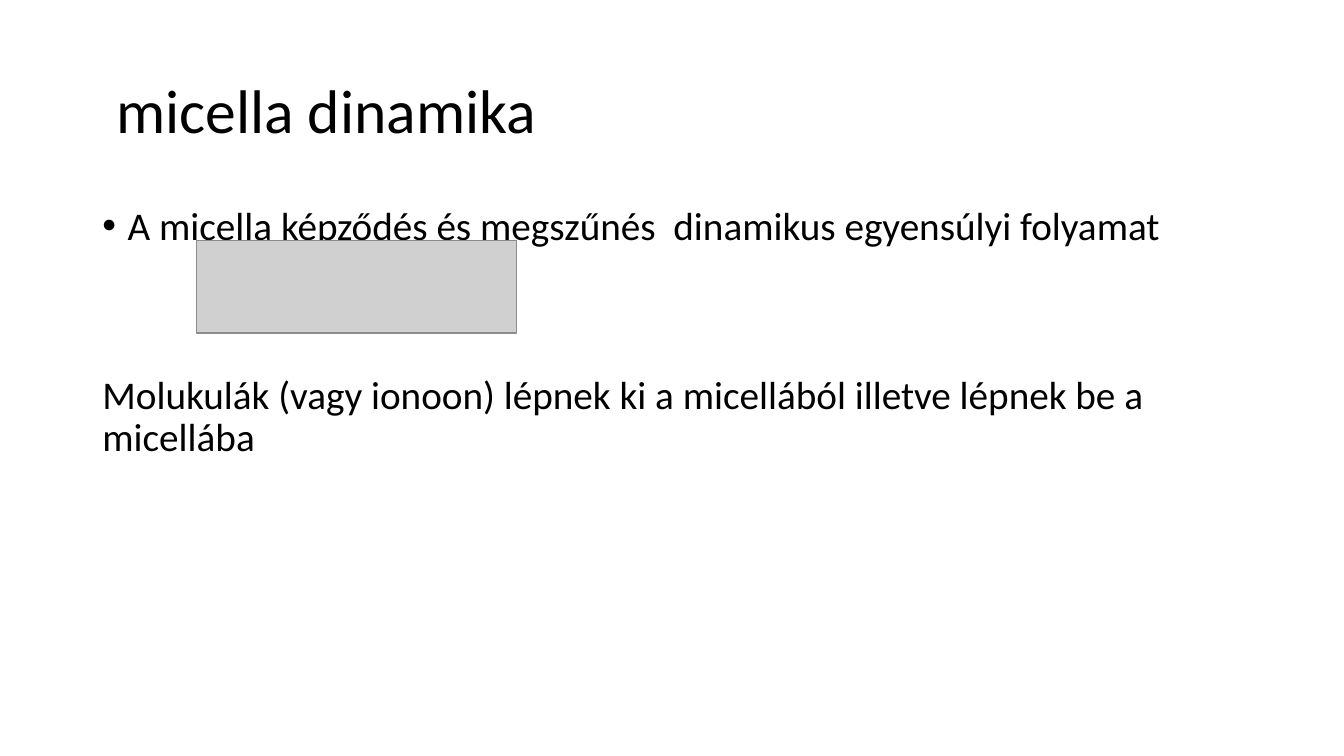
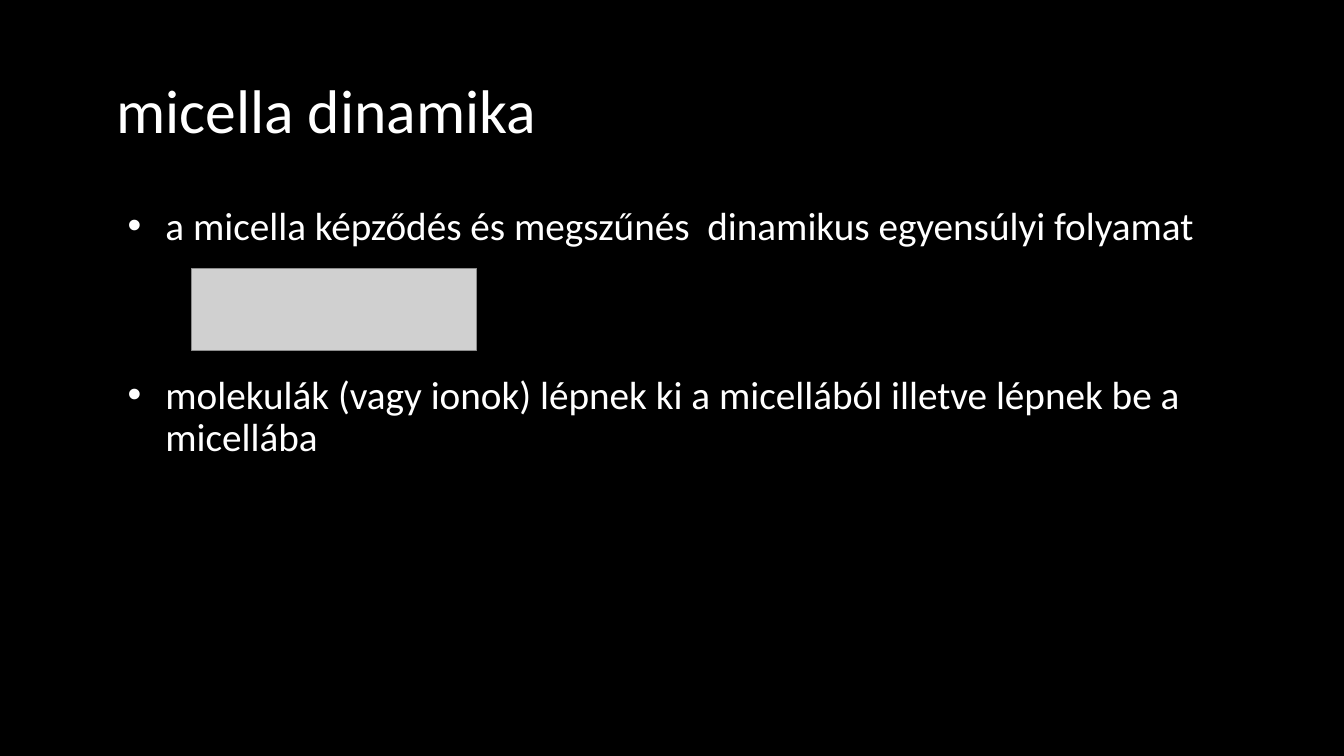
Before and after one commit to LilianaBohus/chemistry-presenations, a slide deck: slide 24 of adjuvants.pptx. Drawn at 1344x756 pixels with LibreOffice and Linux fonts; fonts in the diff are those of the drawing; grey boxes stand for pictures; background and template pictures are left out. Boxes give left, top, right and bottom in pixels: in the first picture for what was removed or moved away, otherwise in the second. Text is boxed around its words. In the diff, an @@ line names an element or a change of style, - is before the commit and + after.

```diff
--- a/adjuvants.pptx
+++ b/adjuvants.pptx
@@ background #FFFFFF to picture (left out) @@
@@ text "micella dinamika" at (116, 90, 536, 134): text colour #000000 to #FFFFFF; more space between paragraphs @@
@@ text at (165, 212, 1193, 452): text changed; text colour #000000 to #FFFFFF @@
-• A micella képződés és megszűnés dinamikus egyensúlyi folyamat
-Molukulák (vagy ionoon) lépnek ki a micellából illetve lépnek be a micellába
+• a micella képződés és megszűnés dinamikus egyensúlyi folyamat
+• molekulák (vagy ionok) lépnek ki a micellából illetve lépnek be a micellába
@@ picture: place and size @@
-picture at (197, 240, 517, 333)
+picture at (192, 268, 477, 351)
```
Also in this commit, not shown: 9 other slides changed.
